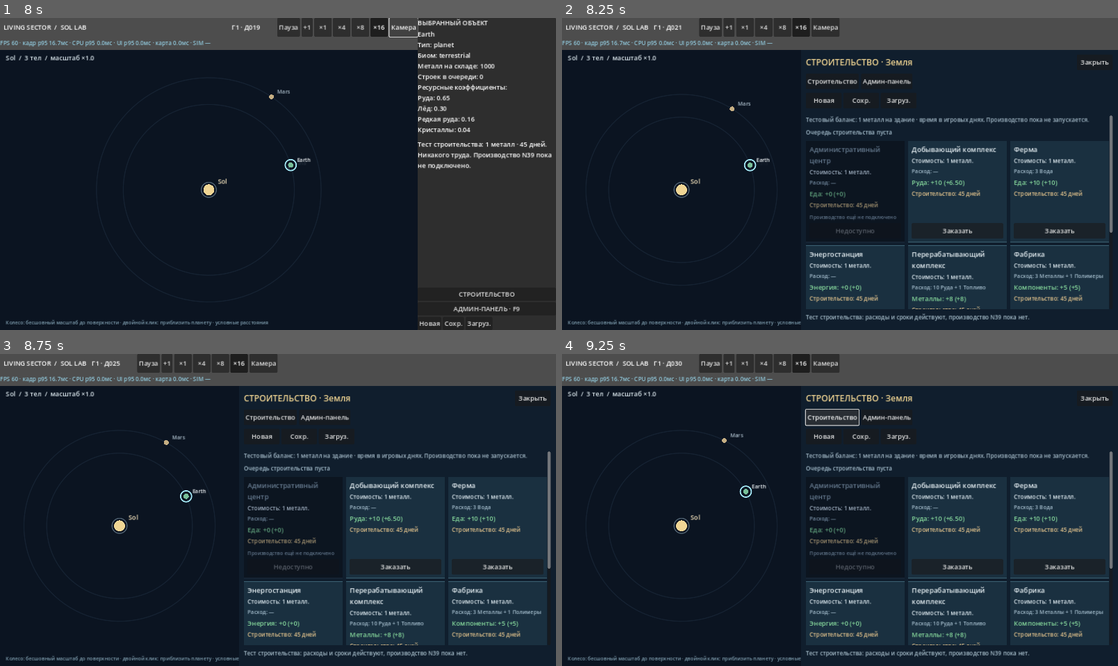
Above: before the commit, frames 1-4 (two rows, left to right).
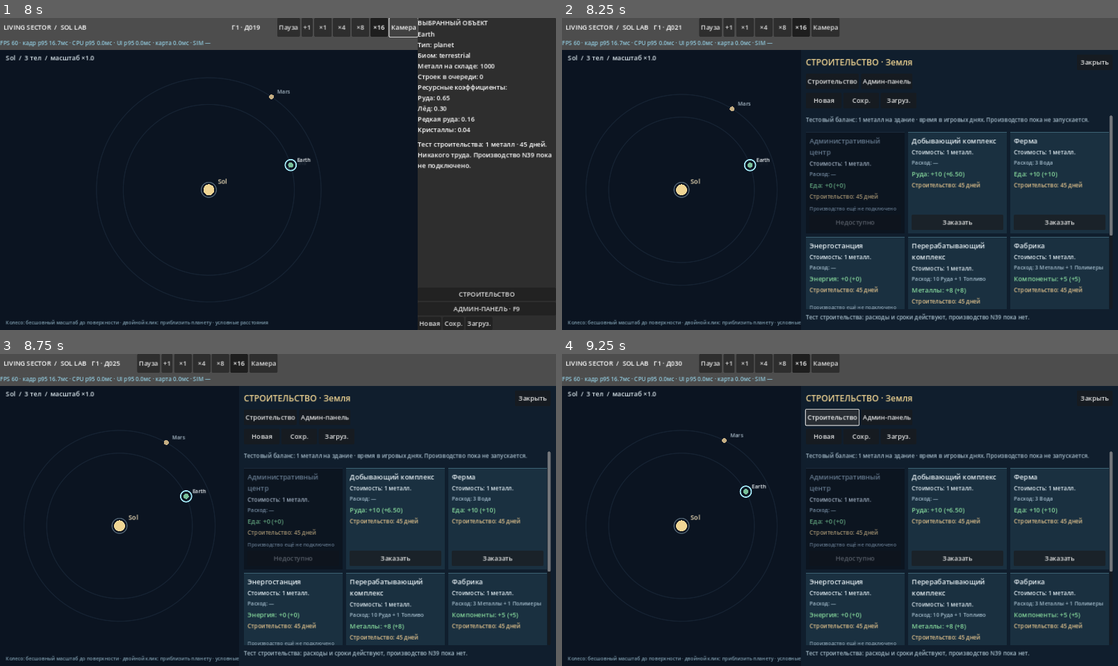
Above: after the commit, the same moments.

Repository: Mefits/Living-Sector
Game: Godot game, scene res://scenes/main.tscn
Two runs of this game, one before a commit and one after it. Both use one fixed random seed, a clock stepped at 60 frames per second and the inputs below.
Inputs:
- Up to frame 1 (8 s): click "Новая" at 0.5 s; click "Новая" at 1.25 s; click "Пауза" at 2 s; click "Продолжить" at 2.75 s; click "+1" at 3.5 s; click "×1" at 4.25 s; click "×4" at 5 s; click "×8" at 5.75 s; click "×16" at 6.5 s; click "Камера" at 7.25 s
- Up to frame 2 (8.25 s): click "СТРОИТЕЛЬСТВО" at 8 s
- Up to frame 3 (8.75 s): no input
- Up to frame 4 (9.25 s): click "Строительство" at 8.75 s

Frame 1 is identical in both runs. In frame 2, 7.0% of the frame differs, in the area x 43-100%, y 35-94%; in frame 3, 7.0%; in frame 4, 7.0%.

Commit message:
perf(sol-lab): eliminate timed dock node churn and redundant deep world snapshots [skip ci]

Diff:
--- a/sol_lab/scripts/building_browser.gd
+++ b/sol_lab/scripts/building_browser.gd
@@ -15,6 +15,9 @@
 var active_sites: Array = []
 var now_native: float = 0.0
 var queue_panel: VBoxContainer
+## Reuse live nodes; only create/destroy them when queue membership changes.
+var queue_rows: Dictionary = {}
+var queue_membership: Array[String] = []
 var config: Dictionary = {}
 var body_id: String = "earth"
 var page: String = "build"
@@ -88,7 +91,9 @@
 func set_construction_state(source_world: Dictionary,
         pending_sites: Array, current_native: float) -> void:
  world = source_world
- active_sites = pending_sites.duplicate(true)
+ # The construction controller owns the site rows. The dock reads them and
+ # never mutates them, so no expensive deep copy is required per refresh.
+ active_sites = pending_sites
  now_native = current_native
  if visible and page == "build" and queue_panel != null:
   _refresh_queue()
@@ -146,6 +151,8 @@
  output_labels.clear()
  time_labels.clear()
  queue_panel = null
+ queue_rows.clear()
+ queue_membership.clear()
  grid = null
  scroll.scroll_vertical = 0
  feedback.text = "Тест строительства: расходы и сроки действуют, производство N39 пока нет."
@@ -285,35 +292,58 @@
 func _refresh_queue() -> void:
  if queue_panel == null or not is_instance_valid(queue_panel):
   return
- _clear(queue_panel)
- var has_any: bool = false
+ var relevant: Array = []
+ var current_ids: Array[String] = []
  for entry in active_sites:
-  if str(entry.get("body", "")) != body_id:
+  if not (entry is Dictionary) or str(entry.get("body", "")) != body_id:
    continue
-  has_any = true
-  var panel := VBoxContainer.new()
-  panel.add_theme_constant_override("separation", 2)
-  queue_panel.add_child(panel)
-  var start: float = float(entry.get("start_native", now_native))
-  var finish: float = float(entry.get("finish_native", start))
+  relevant.append(entry)
+  current_ids.append(str(entry.get("id", "")))
+ # Original SystemBalance keeps long-lived controls and changes only their
+ # values. Creating/queue_free'ing a VBox, Label and ProgressBar every 0.5s
+ # caused a speed-independent recurring CPU/allocator spike in Sol Lab.
+ if current_ids != queue_membership:
+  queue_membership = current_ids
+  queue_rows.clear()
+  _clear(queue_panel)
+  if relevant.is_empty():
+   _label(queue_panel, "Очередь строительства пуста", 14,
+    Color("#a4bdcc"))
+  else:
+   for entry in relevant:
+    var site_id: String = str(entry.get("id", ""))
+    var panel := VBoxContainer.new()
+    panel.add_theme_constant_override("separation", 2)
+    queue_panel.add_child(panel)
+    var line := _label(panel, "", 14, Color("#eed6a1"))
+    var bar := ProgressBar.new()
+    bar.custom_minimum_size = Vector2(0, 15)
+    bar.show_percentage = true
+    bar.min_value = 0.0
+    bar.max_value = 100.0
+    panel.add_child(bar)
+    queue_rows[site_id] = {"line": line, "bar": bar}
+ # Every 0.5 seconds update just values, not the Godot scene tree.
+ for entry in relevant:
+  var site_id: String = str(entry.get("id", ""))
+  var controls: Dictionary = queue_rows.get(site_id, {})
+  if controls.is_empty():
+   continue
+  var begin: float = float(entry.get("start_native", now_native))
+  var finish: float = float(entry.get("finish_native", begin))
   var completion: float = 1.0
-  if finish > start:
-   completion = clampf((now_native - start) / (finish - start),
-    0.0, 1.0)
+  if finish > begin:
+   completion = clampf((now_native - begin) / (finish - begin), 0.0, 1.0)
   var left: int = Calendar.days_remaining(now_native, finish)
-  _label(panel, "%s · осталось %d дн." % [
-   str(entry.get("name", "Стройплощадка")), left],
-   14, Color("#eed6a1"))
-  var bar := ProgressBar.new()
-  bar.custom_minimum_size = Vector2(0, 15)
-  bar.show_percentage = true
-  bar.min_value = 0.0
-  bar.max_value = 100.0
-  bar.value = completion * 100.0
-  panel.add_child(bar)
- if not has_any:
-  _label(queue_panel, "Очередь строительства пуста", 14,
-   Color("#a4bdcc"))
+  var next_text: String = "%s · осталось %d дн." % [
+   str(entry.get("name", "Стройплощадка")), left]
+  var line: Label = controls["line"]
+  var bar: ProgressBar = controls["bar"]
+  if line.text != next_text:
+   line.text = next_text
+  var next_percent: float = completion * 100.0
+  if absf(bar.value - next_percent) > 0.05:
+   bar.value = next_percent
 
 func _spin(parent: Node, caption: String, value: float, changed: Callable,
         step_value: float, maximum: float) -> void:
--- a/sol_lab/scripts/main.gd
+++ b/sol_lab/scripts/main.gd
@@ -22,6 +22,11 @@
 var construction = ConstructionRuntime.new()
 var construction_ui_elapsed: float = 0.0
 var message_line: Label
+var _calendar_display_day: int = -1
+var _map_view_last_usec: int = 0
+var _map_view_peak_usec: int = 0
+var _dock_refresh_last_usec: int = 0
+var _dock_refresh_peak_usec: int = 0
 var paused: bool = false
 var speed: int = 1
 var speed_buttons: Dictionary = {}
@@ -254,7 +259,11 @@
     construction_ui_elapsed += delta
     if construction_ui_elapsed >= 0.5:
         construction_ui_elapsed = fmod(construction_ui_elapsed, 0.5)
-        _refresh_construction_ui()
+        # No construction rows = nothing to animate. Open/close/order/
+        # completion paths still refresh immediately as needed.
+        if browser != null and browser.visible and (
+                browser.page == "build") and not construction.sites.is_empty():
+            _refresh_construction_ui()
     var ui_usec: int = maxi(0, Time.get_ticks_usec() - ui_started_usec)
     var process_usec: int = maxi(0, Time.get_ticks_usec() - started_usec)
     # Zero N158 and zero real sim ticks: this project renders a visual clock
@@ -374,8 +383,11 @@
     browser.set_dock_width(active_width)
 
 func _native_view_world() -> Dictionary:
-    # Filter PRESENTATION only. Frozen source Sol and colony data stay intact.
-    var result: Dictionary = world.duplicate(true)
+    # Original SystemBalance's view accepts a read-only detached projection.
+    # Copy only the small mutable body rows whose display angles change.
+    # The old world.duplicate(true) copied markets, routes, ships and more
+    # ten times per second, even though this map only reads them.
+    var result: Dictionary = world.duplicate(false)
     var visible: Array = []
     for item in world.get("bodies", []):
         if not (item is Dictionary):
@@ -383,7 +395,7 @@
         var id: String = str(item.get("id", ""))
         if not Model.VISIBLE.has(id):
             continue
-        var body: Dictionary = item.duplicate(true)
+        var body: Dictionary = item.duplicate(false)
         var period: float = float(body.get("orbit_period", 0))
         if str(body.get("parent_body_id", "")) != "":
             period = float(body.get("satellite_orbit_period_native", period))
@@ -395,8 +407,12 @@
     result["bodies"] = visible
     var facilities: Array = []
     for f in world.get("facilities", []):
+        if not (f is Dictionary):
+            continue
         if Model.VISIBLE.has(str(f.get("body", ""))):
-            facilities.append(f.duplicate(true))
+            # View.update_world() deep-detaches changed facility arrays
+            # itself, so an extra detached copy is unnecessary here.
+            facilities.append(f)
     result["facilities"] = facilities
     return result
 
@@ -419,8 +435,11 @@
 func _update_native_map() -> void:
     if native_view == null:
         return
+    var begun: int = Time.get_ticks_usec()
     native_view.update_world(_native_view_world())
     native_view.set_native_station_time(native_time)
+    _map_view_last_usec = maxi(0, Time.get_ticks_usec() - begun)
+    _map_view_peak_usec = maxi(_map_view_peak_usec, _map_view_last_usec)
 
 func _native_body_selected(body: Dictionary) -> void:
     var id: String = str(body.get("id", ""))
@@ -491,6 +510,15 @@
         float(draw.get("max_usec", 0)) / 1000.0,
         int(draw.get("calls", 0)),
         int(perf.get("frame_over_16_7ms_window", 0))]
+    perf_label.tooltip_text += (
+        "
+Sol Lab · обновление проекции карты: %.3f / пик %.3f мс" +
+        "
+Sol Lab · обновление очереди: %.3f / пик %.3f мс") % [
+        float(_map_view_last_usec) / 1000.0,
+        float(_map_view_peak_usec) / 1000.0,
+        float(_dock_refresh_last_usec) / 1000.0,
+        float(_dock_refresh_peak_usec) / 1000.0]
 func _pending_on(body_id: String) -> int:
     var count: int = 0
     for site in construction.sites:
@@ -502,6 +530,9 @@
     if time_label == null:
         return
     var whole_days: int = int(floor(Calendar.native_to_days(native_time)))
+    if whole_days == _calendar_display_day:
+        return
+    _calendar_display_day = whole_days
     time_label.text = "Г%d · Д%03d" % [
         whole_days / Calendar.DAYS_PER_YEAR + 1,
         whole_days % Calendar.DAYS_PER_YEAR + 1]
@@ -527,7 +558,11 @@
 func _refresh_construction_ui() -> void:
     if browser == null:
         return
+    var begun: int = Time.get_ticks_usec()
     browser.set_construction_state(world, construction.sites, native_time)
+    _dock_refresh_last_usec = maxi(0, Time.get_ticks_usec() - begun)
+    _dock_refresh_peak_usec = maxi(_dock_refresh_peak_usec,
+        _dock_refresh_last_usec)
 
 func _order_build(body: String, building_id: String) -> void:
     var result: Dictionary = construction.order(body, building_id)
--- /dev/null
+++ b/sol_lab/tests/sol_dock_incremental_check.gd
@@ -0,0 +1,65 @@
+extends SceneTree
+## Regression: timed UI updates must preserve the exact same scene nodes.
+const Browser = preload("res://scripts/building_browser.gd")
+const Model = preload("res://scripts/sol_building_model.gd")
+const Main = preload("res://scripts/main.gd")
+const Start = preload("res://scripts/sol_start_scenario.gd")
+
+func _initialize() -> void:
+ var parsed: Variant = JSON.parse_string(FileAccess.get_file_as_string(
+  "res://data/sol.json"))
+ if not (parsed is Dictionary):
+  push_error("SOL_DOCK_INCREMENTAL_FAIL: seed")
+  quit(1)
+  return
+ var world: Dictionary = Start.apply(parsed)
+ var settings: Dictionary = {
+  "buildings": Model.building_defaults(),
+  "planets": Model.planet_defaults(world),
+  "needs": {"earth_food": 5, "earth_water": 3}
+ }
+ var browser = Browser.new()
+ get_root().add_child(browser)
+ browser.set_dock_width(780.0)
+ browser.configure(world, settings, "earth", false)
+ browser.set_construction_state(world, [], 0.0)
+ var okay: bool = browser.queue_panel.get_child_count() == 1
+ var empty_line: Node = browser.queue_panel.get_child(0)
+ browser.set_construction_state(world, [], 1.0)
+ okay = okay and browser.queue_panel.get_child_count() == 1
+ okay = okay and browser.queue_panel.get_child(0) == empty_line
+ var site: Dictionary = {
+  "id": "site-1", "body": "earth", "name": "Ферма",
+  "start_native": 0.0, "finish_native": 100.0
+ }
+ browser.set_construction_state(world, [site], 0.0)
+ var controls: Dictionary = browser.queue_rows.get("site-1", {})
+ okay = okay and browser.queue_panel.get_child_count() == 1
+ okay = okay and not controls.is_empty()
+ var original_label: Label = controls["line"]
+ var original_bar: ProgressBar = controls["bar"]
+ browser.set_construction_state(world, [site], 50.0)
+ controls = browser.queue_rows["site-1"]
+ okay = okay and controls["line"] == original_label
+ okay = okay and controls["bar"] == original_bar
+ okay = okay and is_equal_approx(original_bar.value, 50.0)
+ browser.set_construction_state(world, [site], 80.0)
+ okay = okay and browser.queue_rows["site-1"]["line"] == original_label
+ okay = okay and browser.queue_rows["site-1"]["bar"] == original_bar
+ okay = okay and is_equal_approx(original_bar.value, 80.0)
+ browser.set_construction_state(world, [], 101.0)
+ okay = okay and browser.queue_rows.is_empty()
+ okay = okay and browser.queue_panel.get_child_count() == 1
+ var main = Main.new()
+ var root_snapshot: Dictionary = {"a": {"b": 4}}
+ var shallow: Dictionary = root_snapshot.duplicate(false)
+ shallow["x"] = 99
+ okay = okay and not root_snapshot.has("x")
+ main.free()
+ browser.queue_free()
+ if okay:
+  print("SOL_DOCK_INCREMENTAL_PASS")
+  quit(0)
+ else:
+  push_error("SOL_DOCK_INCREMENTAL_FAIL")
+  quit(1)
